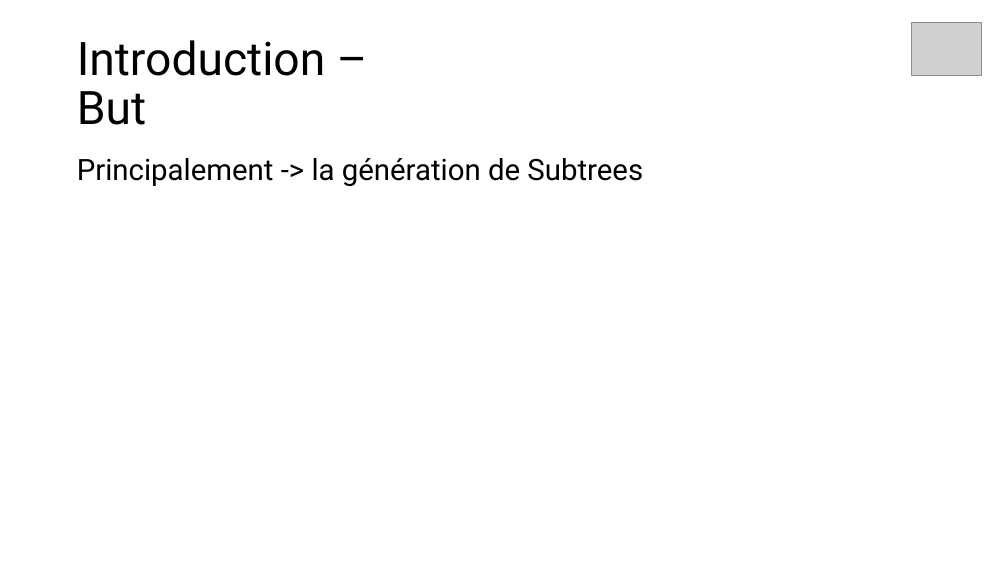
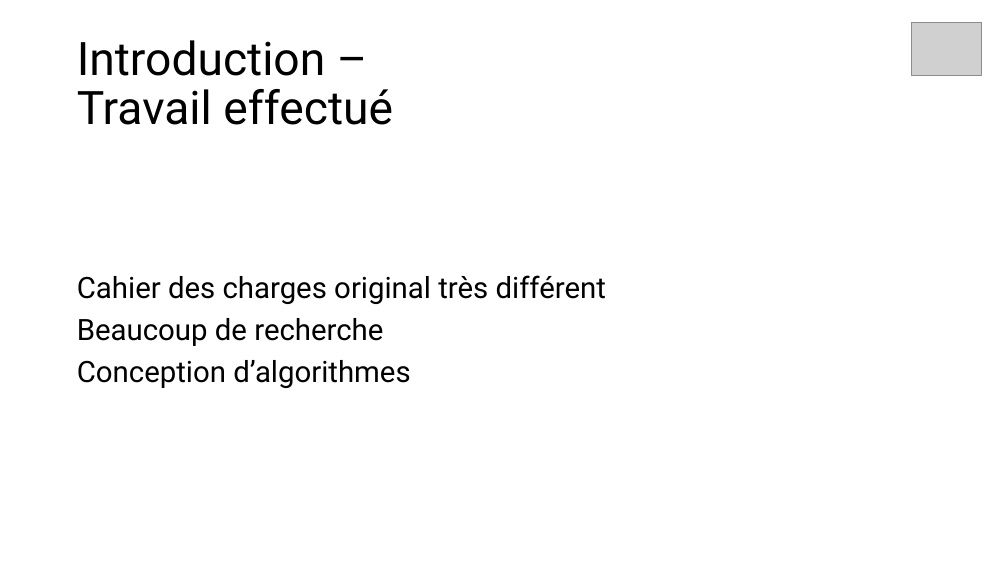
Before and after one commit to IEscher/incubator-baremaps-TB-ian, a slide deck: slide 3 of presentation/Presentation.pptx. Drawn at 1008x567 pixels with LibreOffice and Linux fonts; fonts in the diff are those of the drawing; grey boxes stand for pictures. Boxes give left, top, right and bottom in pixels: in the first picture for what was removed or moved away, otherwise in the second. Text is boxed around its words. In the diff, an @@ line names an element or a change of style, - is before the commit and + after.

```diff
--- a/presentation/Presentation.pptx
+++ b/presentation/Presentation.pptx
@@ title at (77,40,393,125): text changed @@
-Introduction –
-But
+Introduction –
+Travail effectué
@@ text "Cahier des charges original très ..." at (77,275,606,388): vertical alignment top to middle @@
@@ text at (77,275,606,388): text changed @@
-Principalement -> la génération de Subtrees
+Cahier des charges original très différent
+Beaucoup de recherche
+Conception d’algorithmes
```
Also in this commit, not shown: 11 other slides changed, 9 slides added, 1 other file.
